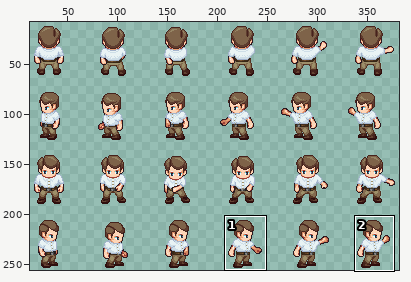
One commit to this sprite sheet: Assets/Sprites/character/professor_slash.png. Above, an overview of the earlier version with the close-up marked.
Close-up. Earlier state:
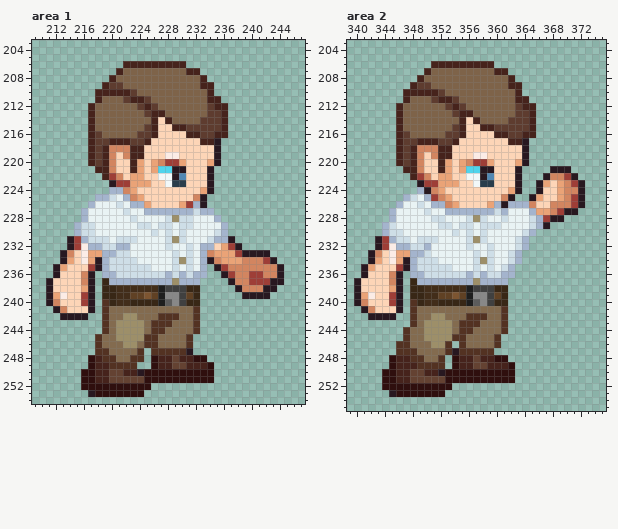
The file is 384x256 pixels. Colours within 5 levels of each other are drawn and written as one. Shown: area 1: x 209..247, y 203..254; area 2: x 339..375, y 203..255. The wide view leaves out empty margins. The commit also changed other parts of the picture, which this record leaves out.
And afterwards:
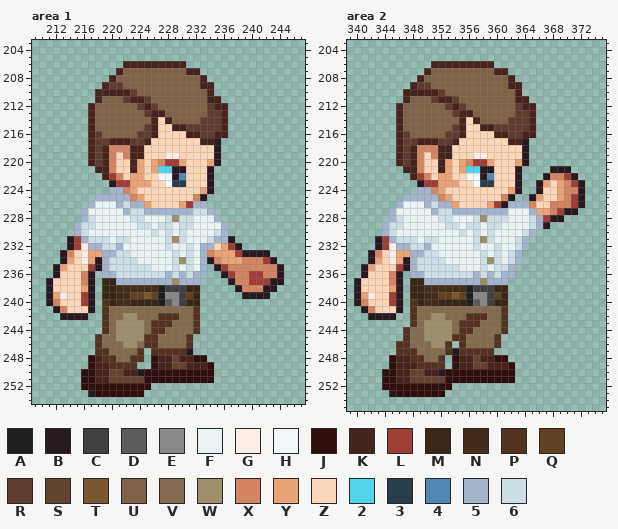
Palette (. is transparent): A #1e1e1e  B #281820  C #404040  D #5c5c5c  E #888888  F #e9f3f4  G #fbece6  H #f2f8f9  J #2f0f0e  K #46231c  L #9e3e37  M #382716  N #422d1a  P #533222  Q #604124  R #5e3c2f  S #644232  T #7d5531  U #7e6349  V #836b4f  W #9d8f69  X #d28560  Y #eaa377  Z #fdd5b7  2 #50d4ec  3 #293d4b  4 #5187b3  5 #a4b4cd  6 #cedee7
Changes in this commit:
Area 1:
y 225: x 220..221 6F -> 55
y 226: x 221..222 6F -> 56; x 233 B -> 5
y 227: x 222..224 6FF -> 566; x 233 5 -> 6
y 228: x 217 F -> 6; x 224 F -> 6
y 230: x 217 6 -> F
y 231: x 223 6 -> F
y 232: x 222 5 -> F
y 237: x 220 5 -> M
Area 2:
y 224: x 350 B -> 5
y 225: x 348..349 6F -> 55; x 351 L -> 5
y 226: x 349..351 6F5 -> F56; x 353 X -> 5; x 360 5 -> L
y 227: x 350..353 6FF5 -> F566; x 360 6 -> 5
y 228: x 346 F -> 6; x 351 6 -> F; x 353 F -> 6; x 356..360 6W6FF -> F6W66
y 229: x 346 F -> 6; x 352 6 -> F; x 354..355 F6 -> 6F; x 357..358 F6 -> 6F
y 230: x 346 6 -> F; x 354..359 6F6F6F -> F6F6F6
y 231: x 348..349 F6 -> 6F; x 356..359 6W6F -> F6W6
y 232: x 356..357 6F -> F6; x 359..360 6F -> F6
y 233: x 351 F -> 6; x 357..360 6F6F -> F6F6
y 234: x 352 F -> 6; x 357..360 6W6F -> F6W6
y 235: x 354 F -> 6; x 357..360 6F6F -> F6F6
y 236: x 356..359 5656 -> 6565
y 237: x 349 5 -> M; x 357..358 W5 -> 5W
Boxes around the changes in both close-ups, in picture pixels (x1, y1, x2, y2):
changed: (88, 194, 144, 250)
changed: (200, 201, 207, 215)
changed: (109, 278, 116, 285)
changed: (396, 187, 501, 285)
